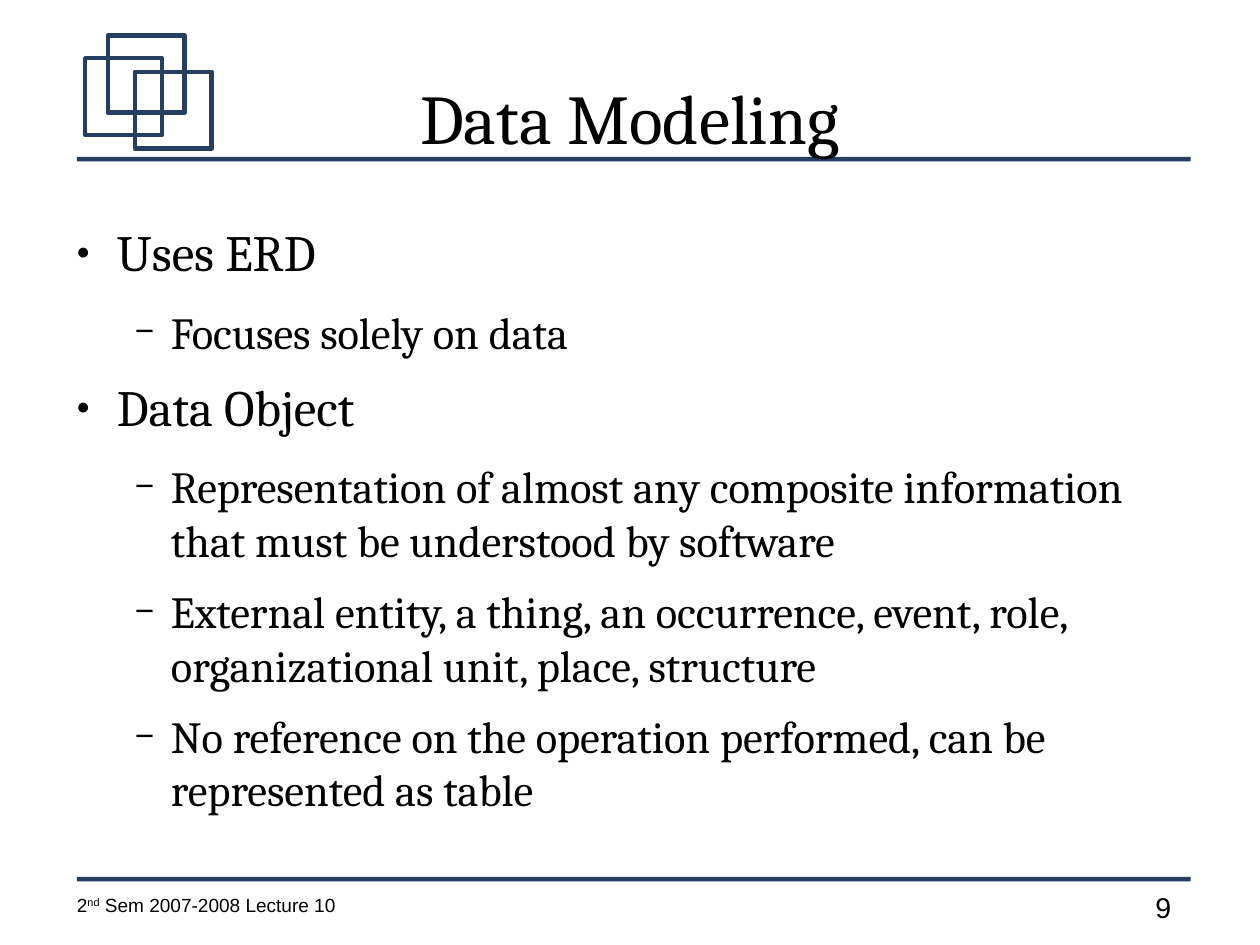
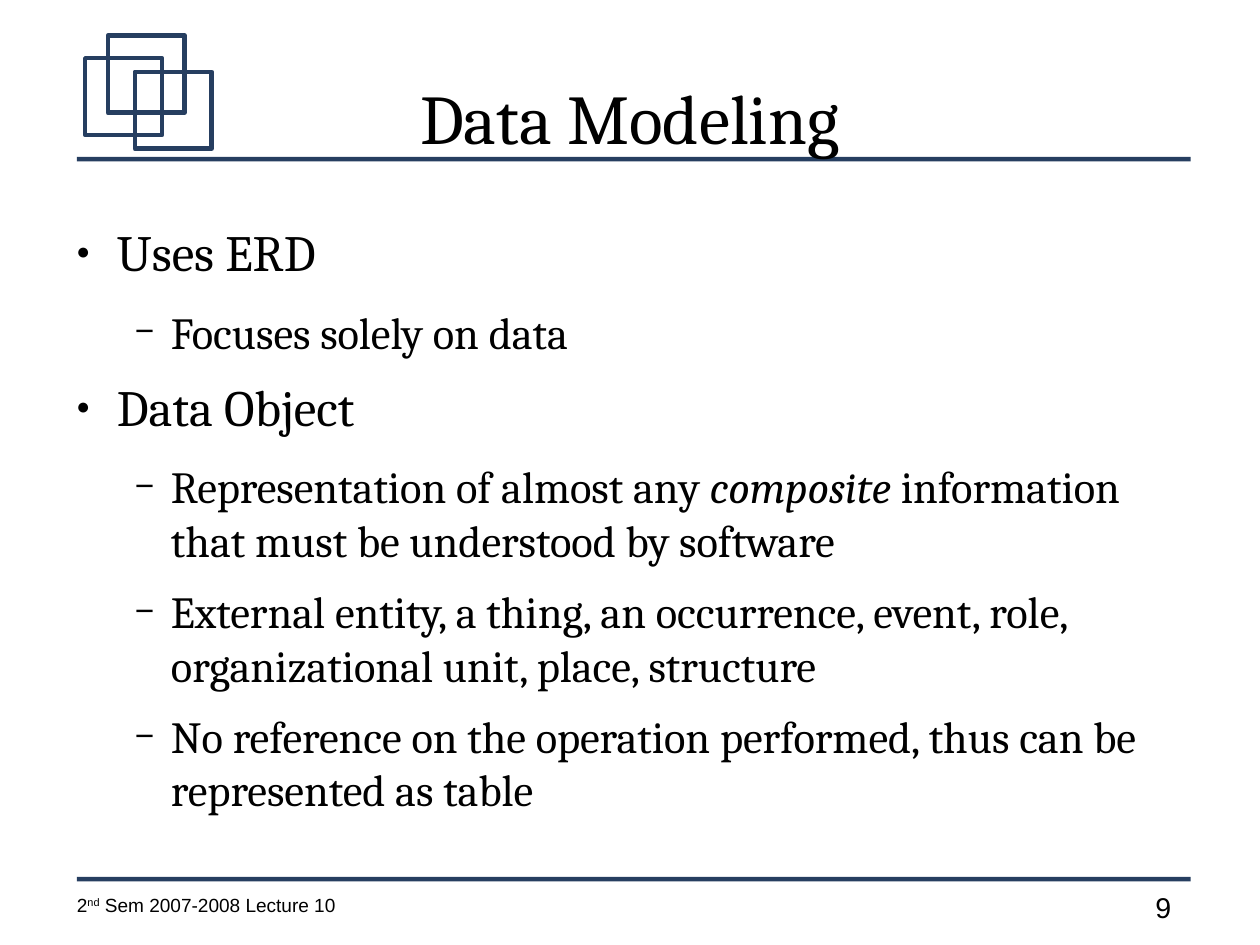
Before and after one commit to jachermocilla/jach-homepage, a slide deck: slide 9 of CMSC128-2nd-Sem-2007-L10.odp. Drawn at 1260x945 pixels with LibreOffice and Linux fonts; fonts in the diff are those of the drawing. Boxes give left, top, right and bottom in pixels: in the first picture for what was removed or moved away, otherwise in the second. Text is boxed around its words. In the diff, an @@ line names an element or a change of style, - is before the commit and + after.

```diff
--- a/CMSC128-2nd-Sem-2007-L10.odp
+++ b/CMSC128-2nd-Sem-2007-L10.odp
@@ text at [171, 471, 1120, 567]: italic on in "composite" @@
@@ text at [171, 721, 1136, 816]: text changed @@
-  − No reference on the operation performed, can be represented as table
+  − No reference on the operation performed, thus can be represented as table
```
Also in this commit, not shown: 16 other slides changed.
